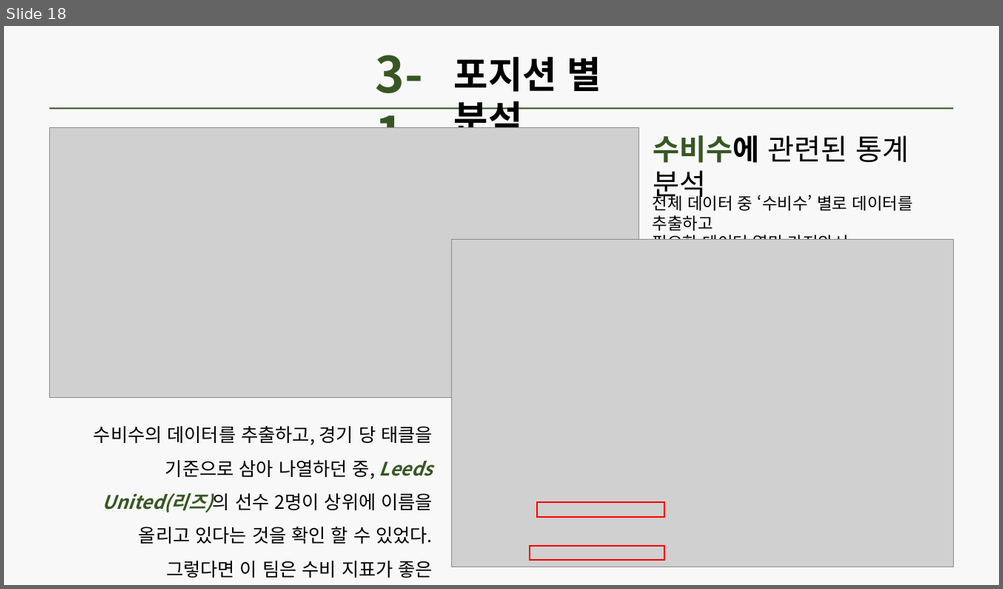
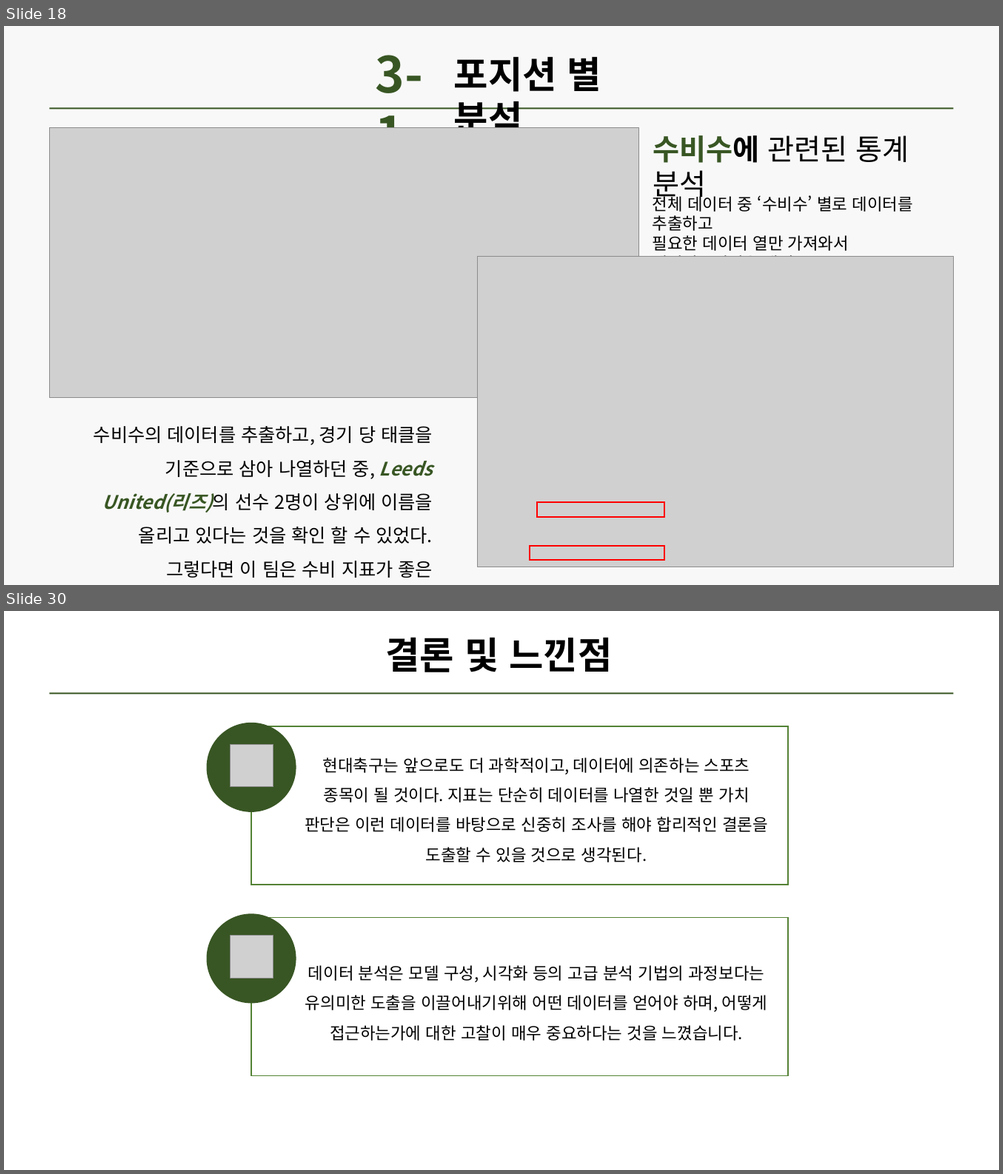
Before and after one commit to Gray116/BigData_Academy_1, a slide deck: 00_Projects/김설웅_개인프로젝트.pptx. Shown one above the other, each under a label of ours: slide 18 before the commit, slides 18 and 30 after it; the slides between them are not shown. The pictures are 1003x589 and 1003x1174 pixels, drawn with LibreOffice and Linux fonts; fonts in the diff are those of the drawing; grey boxes stand for pictures. Boxes give left, top, right and bottom in pixels: in the first picture for what was removed or moved away, otherwise in the second. Text is boxed around its words. In the diff, an @@ line names an element or a change of style, - is before the commit and + after.

```diff
--- a/00_Projects/김설웅_개인프로젝트.pptx
+++ b/00_Projects/김설웅_개인프로젝트.pptx
@@ slide 30 added at (4,611,999,1170), background #FFFFFF at 50% opacity @@
@@ text added at (385,637,612,672), 36 pt, text #000000, bold @@
+결론 및 느낀점
@@ rectangle added at (50,692,953,694), fill #385723 @@
@@ ellipse added at (206,723,296,812), fill #385723 @@
@@ rectangle added at (251,726,788,885), fill #FFFFFF, outline #548235 1 pt @@
@@ picture added at (230,744,273,787) @@
@@ text added at (304,758,768,863), 16 pt, text #000000 @@
+현대축구는 앞으로도 더 과학적이고, 데이터에 의존하는 스포츠 종목이 될 것이다. 지표는 단순히 데이터를 나열한 것일 뿐 가치 판단은 이런 데이터를 바탕으로 신중히 조사를 해야 합리적인 결론을 도출할 수 있을 것으로 생각된다.
@@ ellipse added at (206,914,296,1003), fill #385723 @@
@@ rectangle added at (251,917,788,1076), fill #FFFFFF, outline #548235 1 pt @@
@@ picture added at (230,936,273,978) @@
@@ text added at (305,965,768,1041), 16 pt, text #000000 @@
+데이터 분석은 모델 구성, 시각화 등의 고급 분석 기법의 과정보다는
+유의미한 도출을 이끌어내기위해 어떤 데이터를 얻어야 하며, 어떻게 접근하는가에 대한 고찰이 매우 중요하다는 것을 느꼈습니다.
@@ slide 18 changed as well @@
@@ text "전체 데이터 중 ‘수비수’ 별로 ..." rewrapped from (652,192,913,240) to (652,193,913,257) @@
@@ picture: place and size @@
-picture at (452,239,953,568)
+picture at (478,257,953,568)
```
Also in this commit, not shown: 5 other slides changed, 11 other slides added, 1 slide removed, 1 other file.
